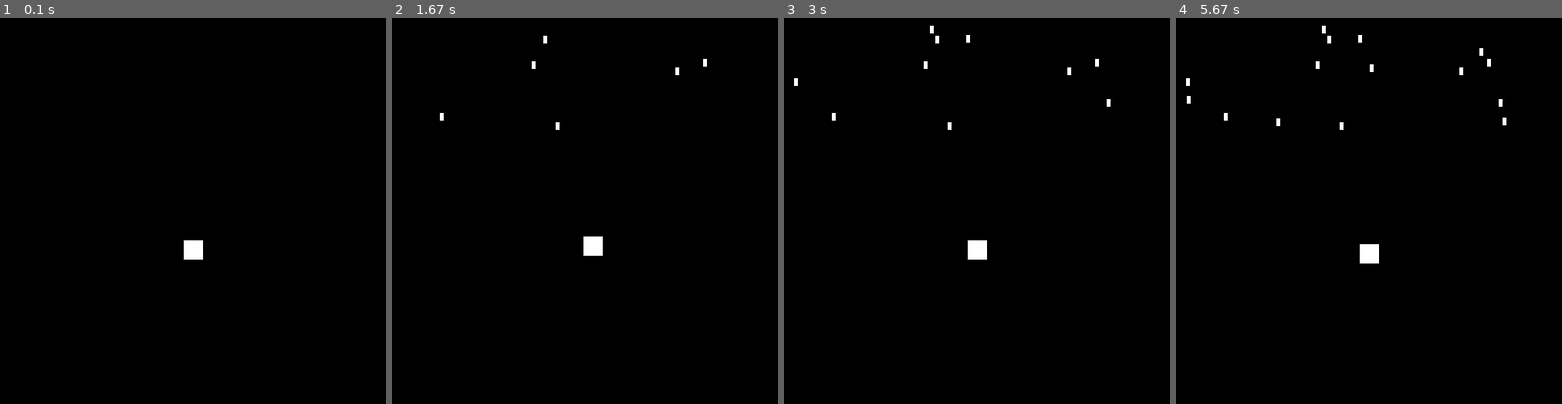
Above: before the commit, frames 1-4 (left to right).
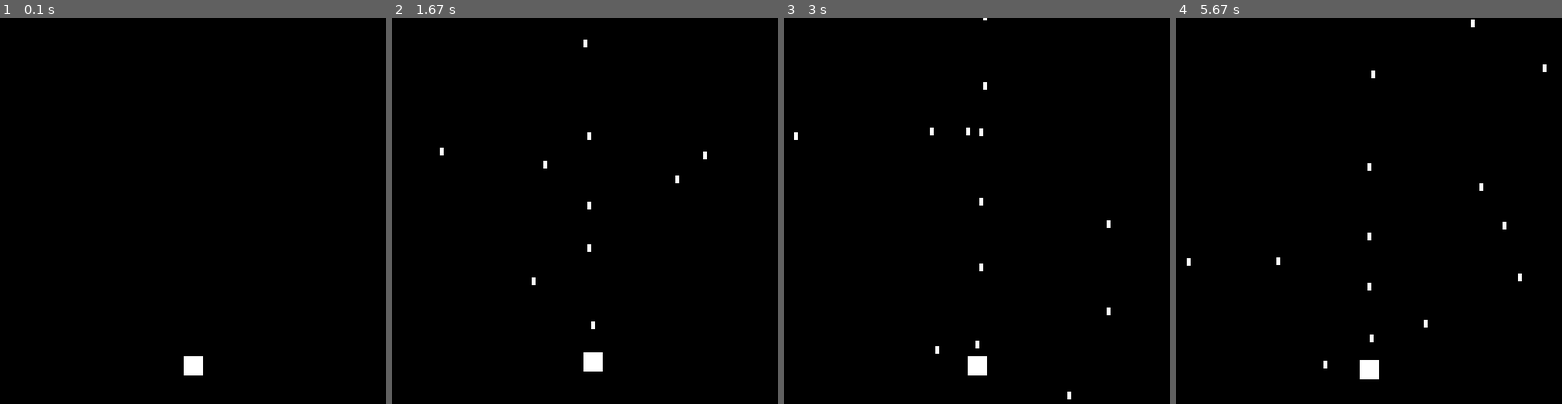
Above: after the commit, the same moments.

Repository: NProg1/pygame
Game: pygame game, started from game.py
The game is run twice, just before and just after one commit, with the same random seed, the same clock (stepped at 60 frames per second) and the same inputs.
Inputs:
- Up to frame 1 (0.1 s): no input
- Up to frame 2 (1.67 s): tap Space at 0.33, 0.73, 1.03, 1.23, 1.57 s; hold Right 0.67-1.13 s; hold Up 1.17-1.47 s; hold Right from 1.5 s (still down)
- Up to frame 3 (3 s): tap Space at 1.87, 2.07, 2.37, 2.63, 2.97 s; release Right at 1.97 s; hold Left 2-2.53 s; hold Down 2.57-2.87 s; hold Left from 2.9 s (still down)
- Up to frame 4 (5.67 s): tap Space at 3.27, 3.4, 3.8, 4.1, 4.47, 4.87, 5.17, 5.37 s; release Left at 3.3 s; hold Up 3.33-3.7 s; hold Right 3.73-4.37 s; hold Down 4.4-4.77 s; hold Left 4.8-5.27 s; hold Down from 5.3 s (still down)

The runs differ from the first frame. In frame 1, 0.5% of the frame differs, in the area x 47-53%, y 57-93%; in frame 2, 0.8%; in frame 3, 0.9%; in frame 4, 1.1%, in the area x 2-96%, y 0-94%.

Commit message:
add bullets

Diff:
--- a/game.py
+++ b/game.py
@@ -10,10 +10,31 @@
     K_ESCAPE,
     KEYDOWN,
     QUIT,
+    K_SPACE,
 )
 
 SCREEN_WIDTH = 500
 SCREEN_HEIGHT = 600
+
+class Bullet(pygame.sprite.Sprite):
+    def __init__(self, x, y):
+        pygame.sprite.Sprite.__init__(self)
+        self.surf = pygame.Surface((5, 10))
+        self.surf.fill((255, 255, 255))
+        self.rect = self.surf.get_rect()
+        self.rect.centerx = x
+        self.rect.bottom = y
+        self.color = (60,60,60)
+        self.speed = -10
+
+    def update(self):
+        """Move the bullet up"""
+        self.rect.y += self.speed
+        # kill the bullet once off screen
+        if self.rect.bottom < 0:
+            self.kill()
+
+
 
 
 class Player(pygame.sprite.Sprite):
@@ -21,7 +42,7 @@
         super(Player, self).__init__()
         self.surf = pygame.Surface((25, 25))
         self.surf.fill((255, 255, 255))
-        self.rect = self.surf.get_rect(center=(SCREEN_WIDTH/2,SCREEN_HEIGHT/2))
+        self.rect = self.surf.get_rect(center=(SCREEN_WIDTH/2,SCREEN_HEIGHT-150))
 
 
     def update(self, pressed_keys):
@@ -33,6 +54,21 @@
             self.rect.move_ip(0, -5)
         if pressed_keys == K_DOWN:
             self.rect.move_ip(0, 5)
+          # Keep player on the screen
+        if self.rect.left < 0:
+            self.rect.left = 0
+        if self.rect.right > SCREEN_WIDTH:
+            self.rect.right = SCREEN_WIDTH
+        if self.rect.top <= 0:
+            self.rect.top = 0
+        if self.rect.bottom == SCREEN_HEIGHT:
+            self.rect.bottom = SCREEN_HEIGHT
+
+    def shoot(self):
+        bullet = Bullet(self.rect.centerx, self.rect.top)
+        # all_sprites.add(bullets)
+        # bullets.add(bullet)
+        return bullet
 
 class Enemy(pygame.sprite.Sprite):
     def __init__(self):
@@ -69,6 +105,7 @@
 # Create groups to hold enemy sprites and all sprites
 # - all_sprites is used for rendering
 enemies = pygame.sprite.Group()
+bullets = pygame.sprite.Group()
 all_sprites = pygame.sprite.Group()
 all_sprites.add(player)
 
@@ -87,6 +124,10 @@
             player.update(event.key)
             if event.key == K_ESCAPE:
                 running = False
+            if event.key == K_SPACE:
+                new_bullet = player.shoot()
+                bullets.add(new_bullet)
+                all_sprites.add(new_bullet)
         elif event.type == ADDENEMY:
             # Create the new enemy and add it to sprite groups
             new_enemy = Enemy()
@@ -94,13 +135,20 @@
             all_sprites.add(new_enemy)
 
     # Update enemy position
-    #enemies.update()
+    enemies.update()
+    bullets.update()
+
 
     # fill screen with the blank
     screen.fill((0, 0, 0))
     # Draw all sprites
     for entity in all_sprites:
         screen.blit(entity.surf, entity.rect)
+
+    # Check if any enemies have collided with the player
+    if pygame.sprite.spritecollideany(player, enemies):
+        player.kill()
+        running = False
 
 
     # draw the player on the screen
